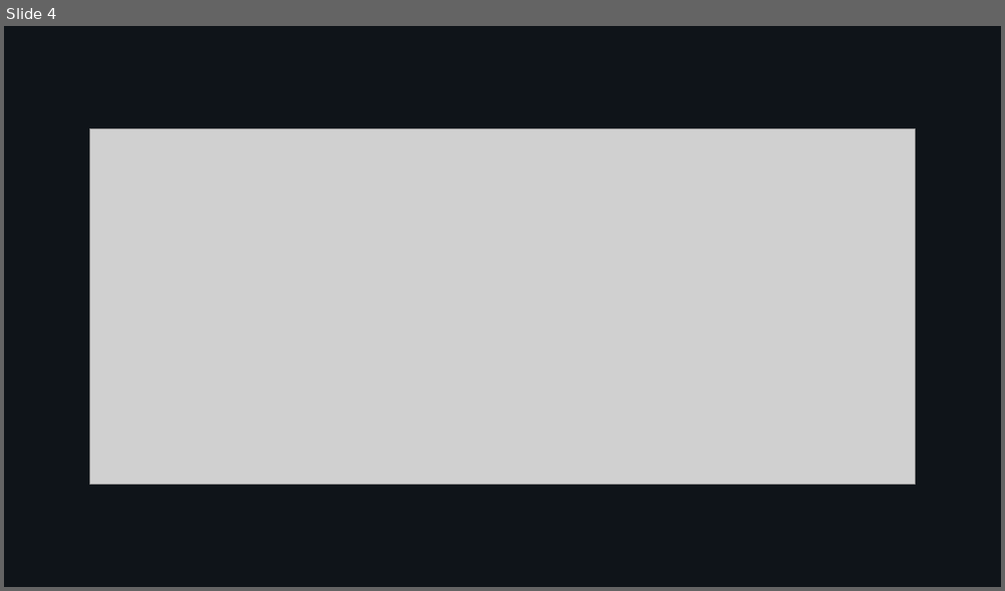
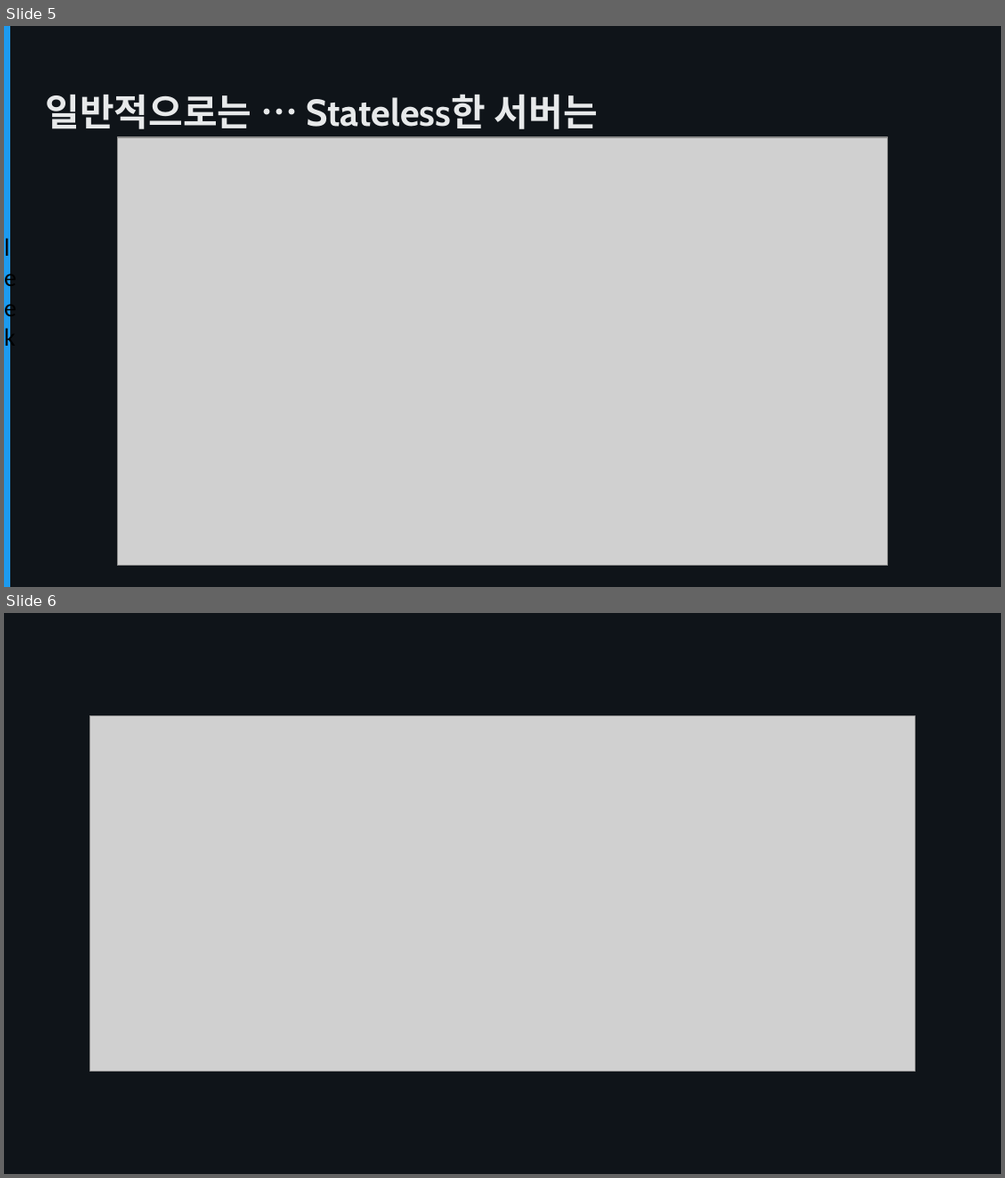
Before and after one commit to hsnyus-09/ts-backend-meetup, a slide deck: public/2601/session3.pptx. Shown one above the other, each under a label of ours: slide 4 before the commit, slides 5 and 6 after it. The pictures are 1005x591 and 1005x1178 pixels, drawn with LibreOffice and Linux fonts; fonts in the diff are those of the drawing; grey boxes stand for pictures. Boxes give left, top, right and bottom in pixels: in the first picture for what was removed or moved away, otherwise in the second. Text is boxed around its words. In the diff, an @@ line names an element or a change of style, - is before the commit and + after.

```diff
--- a/public/2601/session3.pptx
+++ b/public/2601/session3.pptx
@@ slide 5 added at <box>4,26,1001,587</box>, background #0F1419 @@
@@ rectangle added at <box>4,26,10,586</box>, fill #1D9BF0, 18 pt, text #000000 @@
+leek
@@ text added at <box>46,94,598,129</box>, 27 pt, text #E7E9EA, bold @@
+일반적으로는 … Stateless한 서버는
@@ picture added at <box>118,137,887,565</box> @@
@@ what was slide 4 is now slide 6 @@
```
Also in this commit, not shown: 8 slides changed, 2 other slides added, 2 slides removed, 1 other file.
